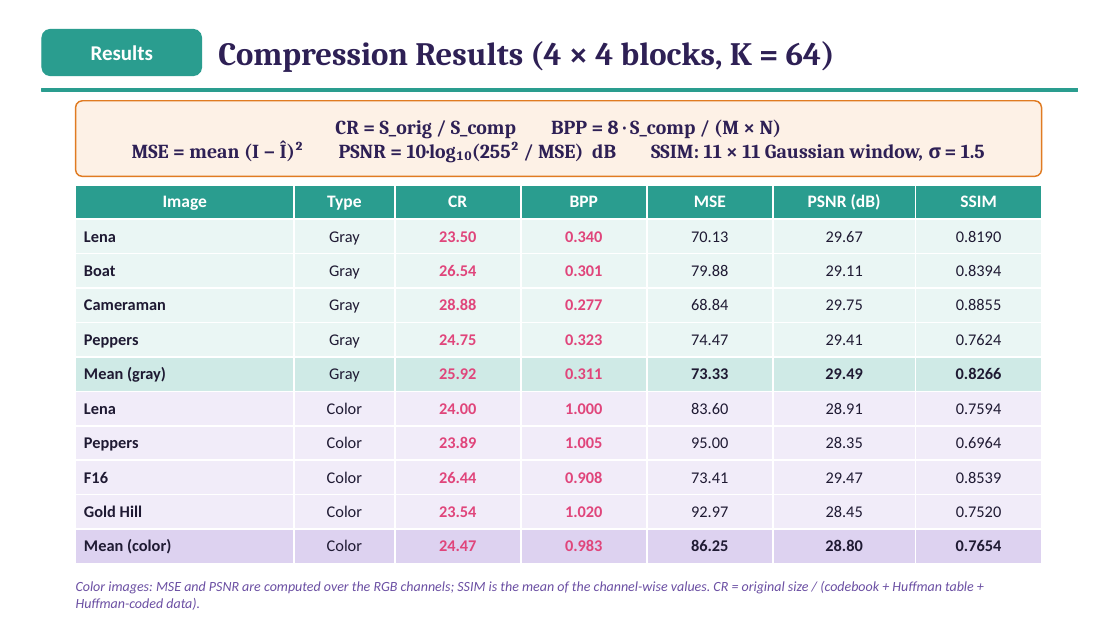
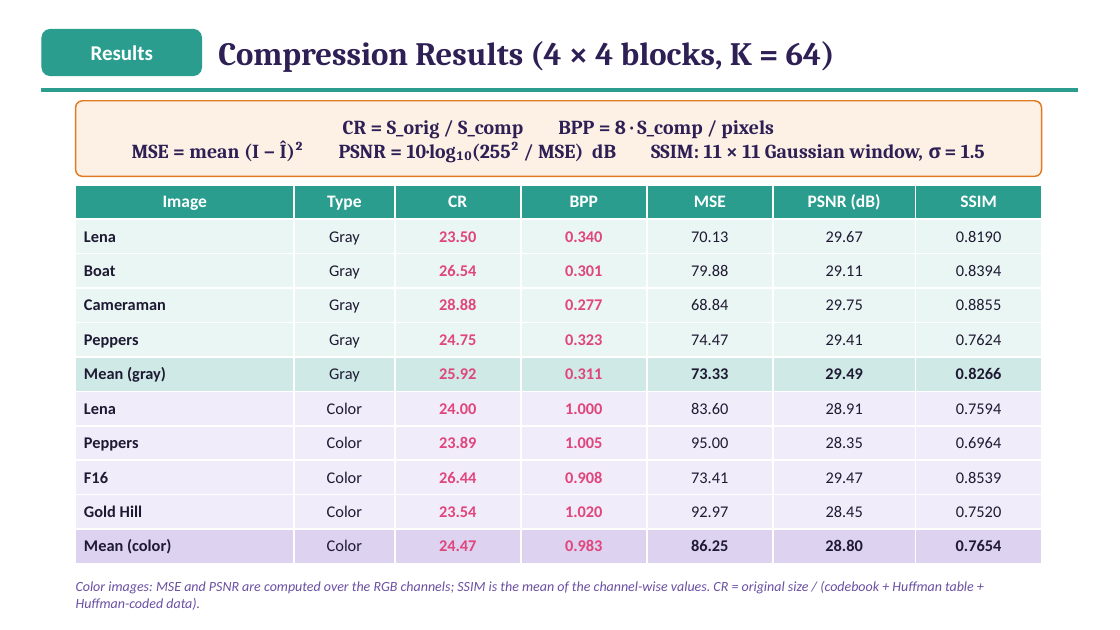
Before and after one commit to ibtihal-cpu/mihk, a slide deck: slide 23 of results/seminar/figs/Seminar_Ibtihal_FINAL.pptx. Drawn at 1120x630 pixels with LibreOffice and Linux fonts; fonts in the diff are those of the drawing. Boxes give left, top, right and bottom in pixels: in the first picture for what was removed or moved away, otherwise in the second. Text is boxed around its words. In the diff, an @@ line names an element or a change of style, - is before the commit and + after.

```diff
--- a/results/seminar/figs/Seminar_Ibtihal_FINAL.pptx
+++ b/results/seminar/figs/Seminar_Ibtihal_FINAL.pptx
@@ text at <box>343,120,774,139</box>: text changed @@
-CR = S_orig / S_comp BPP = 8 · S_comp / (M × N)
+CR = S_orig / S_comp BPP = 8 · S_comp / pixels
```
Also in this commit, not shown: 2 other files.
